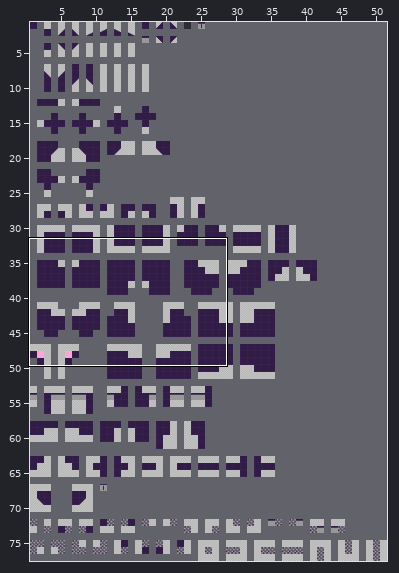
A Tiled map gets an edit: Worlds/Forest/rule_ase3_new1.tmx. Above, an overview of the earlier version with the close-up marked.
Close-up. Before the edit:
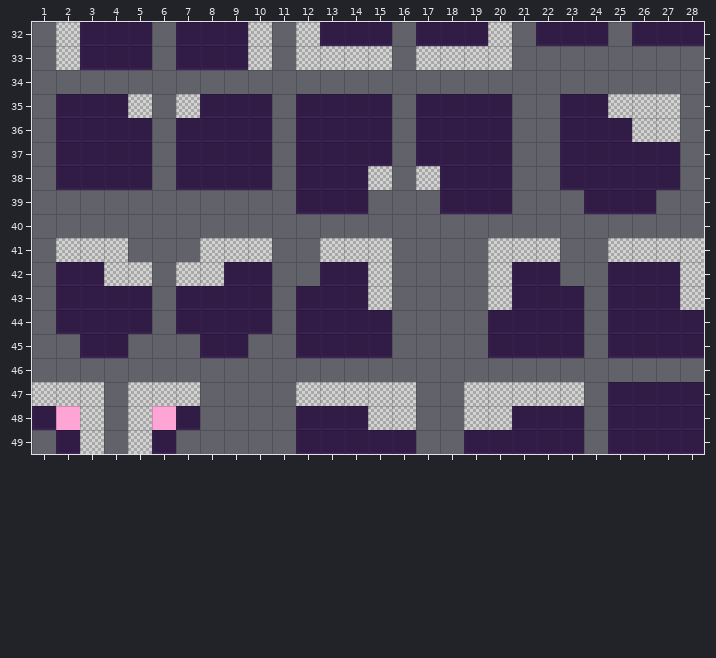
Cells are 160x160 px. Shown: x 1..28, y 32..49. The commit also changed other parts of the map, which this record leaves out.
The result:
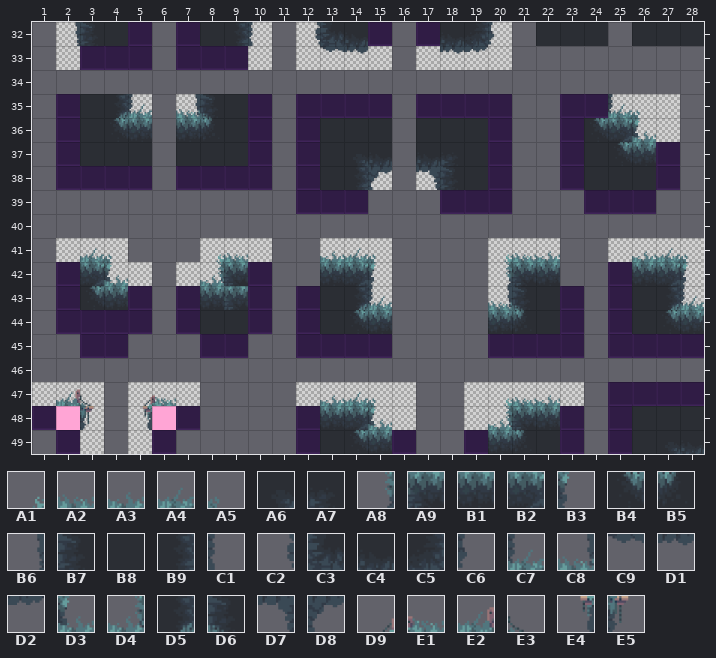
Key: from "Forest": A1 0, A2 1, A3 2, A4 3, A5 4, A6 5, A7 6, A8 16, A9 17, B1 18, B2 19, B3 20, B4 21, B5 22, B6 32, B7 33, B8 34, B9 35, C1 36, C2 48, C3 49, C4 50, C5 51, C6 52, C7 53, C8 54, C9 65, D1 66, D2 67, D3 69, D4 70, D5 85, D6 86, D7 149, D8 150, D9 157, E1 177, E2 178, E3 179, E4 192, E5 195.
__ is an empty cell, .. an unchanged one.
Tiles of an added or newly shown layer are drawn over the layers below it.
Changes in this commit:
--- layer "output_Grass" (now shown)
@@ x 2..28 @@
-32 __ __ __ .. .. .. __ __ __ .. __ __ __ .. .. .. __ __ __ .. __ __ __ .. __ __ __
-33 .. .. .. .. .. .. .. .. .. .. .. __ __ .. .. .. __ __ .. .. .. .. .. .. .. .. ..
+32 B6 B7 B8 .. .. .. B8 B9 C1 .. C2 C3 C4 .. .. .. C4 C5 C6 .. B8 B8 B8 .. B8 B8 B8
+33 .. .. .. .. .. .. .. .. .. .. .. C9 D1 .. .. .. D1 D2 .. .. .. .. .. .. .. .. ..
@@ x 3..26 @@
-35 __ __ __ .. __ __ __ .. .. .. .. .. .. .. .. .. .. .. .. .. .. .. __ __
-36 __ __ __ .. __ __ __ .. .. .. __ __ __ .. __ __ __ .. .. .. .. __ __ __
-37 __ __ __ .. __ __ __ .. .. .. __ __ __ .. __ __ __ .. .. .. .. __ __ __
-38 .. .. .. .. .. .. .. .. .. .. __ __ __ .. __ __ __ .. .. .. .. __ __ __
+35 B8 D5 C7 .. C8 D6 B8 .. .. .. .. .. .. .. .. .. .. .. .. .. .. .. C7 A5
+36 B8 B4 B1 .. B1 B5 B8 .. .. .. B8 B8 B8 .. B8 B8 B8 .. .. .. .. B4 B2 D3
+37 B8 B8 B8 .. B8 B8 B8 .. .. .. B8 A6 C4 .. C4 A7 B8 .. .. .. .. B8 B4 B1
+38 .. .. .. .. .. .. .. .. .. .. B8 B9 D8 .. D7 B7 B8 .. .. .. .. B8 B8 B8
@@ x 3..28 @@
-41 __ __ .. .. .. __ __ .. .. .. __ __ __ .. .. .. .. __ __ __ .. .. .. __ __ __
-42 __ __ .. .. .. __ __ .. .. .. __ __ __ .. .. .. .. __ __ __ .. .. .. __ __ __
-43 __ __ .. .. .. __ __ .. .. .. __ __ __ .. .. .. .. __ __ __ .. .. .. __ __ __
-44 .. .. .. .. .. __ __ .. .. .. __ __ __ .. .. .. .. __ __ __ .. .. .. __ __ __
+41 A4 A5 .. .. .. A1 A2 .. .. .. A3 A4 A5 .. .. .. .. A1 A2 A3 .. .. .. A3 A4 A5
+42 B2 D3 .. .. .. D4 A9 .. .. .. B1 B2 B3 .. .. .. .. A8 A9 B1 .. .. .. B1 B2 B3
+43 B4 B1 .. .. .. B1 A9 .. .. .. B8 D5 C7 .. .. .. .. C8 D6 B8 .. .. .. B8 D5 C7
+44 .. .. .. .. .. B8 B8 .. .. .. B8 B4 B1 .. .. .. .. B1 B5 B8 .. .. .. B8 B4 B1
@@ x 2..28 @@
-47 __ __ .. __ __ .. .. .. .. .. .. __ __ __ .. .. .. .. __ __ __ .. .. .. .. .. ..
-48 .. __ .. __ .. .. .. .. .. .. .. __ __ __ .. .. .. .. __ __ __ .. .. .. __ __ __
-49 .. .. .. .. .. .. .. .. .. .. .. __ __ __ .. .. .. .. __ __ __ .. .. .. __ __ __
+47 E2 E3 .. D9 E1 .. .. .. .. .. .. A3 A4 A5 .. .. .. .. A1 A2 A3 .. .. .. .. .. ..
+48 .. E5 .. E4 .. .. .. .. .. .. .. B1 B2 D3 .. .. .. .. D4 A9 B1 .. .. .. B8 B8 B8
+49 .. .. .. .. .. .. .. .. .. .. .. B8 B4 B1 .. .. .. .. B1 B5 B8 .. .. .. B8 A6 C4
